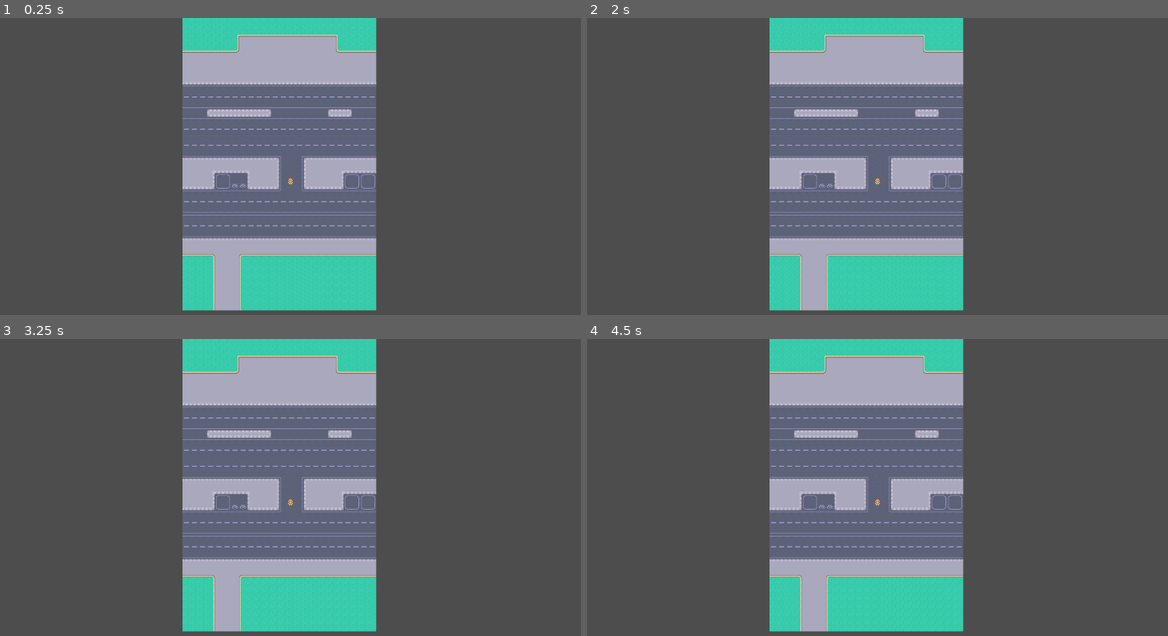
Above: before the commit, frames 1-4 (two rows, left to right).
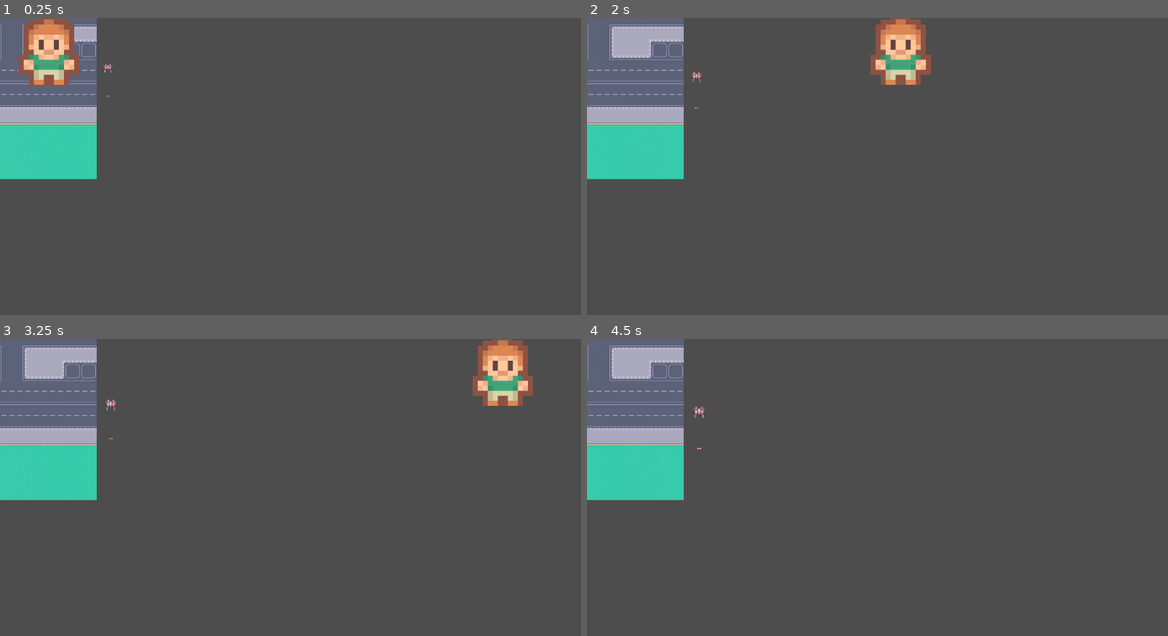
Above: after the commit, the same moments.

Repository: gcater/frogger
Game: Godot game, scene res://scenes/game.tscn
The game is run twice, just before and just after one commit, with the same random seed, the same clock (stepped at 60 frames per second) and the same inputs.
Inputs:
- Up to frame 1 (0.25 s): no input
- Up to frame 2 (2 s): no input
- Up to frame 3 (3.25 s): no input
- Up to frame 4 (4.5 s): tap Enter at 4.25 s

The runs differ from the first frame. In frame 1, 42% of the frame differs, in the area x 0-65%, y 0-99%; in frame 2, 42%; in frame 3, 44%, in the area x 0-92%, y 0-99%; in frame 4, 42%.

Commit message:
add scaling and movement

Diff:
--- /dev/null
+++ b/scenes/exercise.gd
@@ -0,0 +1,12 @@
+extends Node2D
+
+var scaler = Vector2(1.001,1.001)
+
+# Called when the node enters the scene tree for the first time.
+func _ready() -> void:
+	pass # Replace with function body.
+
+
+# Called every frame. 'delta' is the elapsed time since the previous frame.
+func _physics_process(delta: float) -> void:
+	scale *= scaler
--- /dev/null
+++ b/scenes/exercise.tscn
@@ -0,0 +1,17 @@
+[gd_scene load_steps=3 format=3 uid="uid://nhsc3p8tpiq3"]
+
+[ext_resource type="Script" uid="uid://bw4wpqs13wd8o" path="res://scenes/exercise.gd" id="1_0cx65"]
+[ext_resource type="Texture2D" uid="uid://c5iy3tuxd0vaw" path="res://graphics/objects/barrier.png" id="1_7w0te"]
+
+[node name="Exercise" type="Node2D"]
+script = ExtResource("1_0cx65")
+
+[node name="Barrier" type="Sprite2D" parent="."]
+position = Vector2(28.5, 155.5)
+scale = Vector2(1.0625005, 1.5833337)
+texture = ExtResource("1_7w0te")
+
+[node name="Barrier" type="Sprite2D" parent="Barrier"]
+position = Vector2(0.18749428, 34.949997)
+scale = Vector2(0.4640628, 0.17499958)
+texture = ExtResource("1_7w0te")
--- a/scenes/game.tscn
+++ b/scenes/game.tscn
@@ -1,6 +1,7 @@
-[gd_scene load_steps=3 format=3 uid="uid://r8e5vdmp0k17"]
+[gd_scene load_steps=4 format=3 uid="uid://r8e5vdmp0k17"]
 
 [ext_resource type="Texture2D" uid="uid://doghmovcgeltw" path="res://graphics/map.png" id="1_yqjtg"]
+[ext_resource type="PackedScene" uid="uid://nhsc3p8tpiq3" path="res://scenes/exercise.tscn" id="2_lbhrr"]
 [ext_resource type="PackedScene" uid="uid://bjy1c24lq0gf7" path="res://scenes/player.tscn" id="2_lnu2h"]
 
 [node name="Game" type="Node2D"]
@@ -8,5 +9,9 @@
 [node name="Sprite2D" type="Sprite2D" parent="."]
 texture = ExtResource("1_yqjtg")
 
+[node name="Exercise" parent="." instance=ExtResource("2_lbhrr")]
+position = Vector2(185, -58)
+
 [node name="Player" parent="." instance=ExtResource("2_lnu2h")]
 position = Vector2(22, 63)
+scale = Vector2(10, 10)
--- a/scenes/player.gd
+++ b/scenes/player.gd
@@ -1,11 +1,7 @@
 extends Node2D
 
+var direction : Vector2 = Vector2(1,0)
+var speed: int = 5
 
-# Called when the node enters the scene tree for the first time.
-func _ready() -> void:
-	pass # Replace with function body.
-
-
-# Called every frame. 'delta' is the elapsed time since the previous frame.
-func _process(delta: float) -> void:
-	pass
+func _physics_process(delta: float) -> void:
+	position += direction * speed
--- a/scenes/player.tscn
+++ b/scenes/player.tscn
@@ -8,5 +8,3 @@
 
 [node name="Sprite2D" type="Sprite2D" parent="."]
 texture = ExtResource("1_4flbx")
-
-[node name="Camera2D" type="Camera2D" parent="."]
Not shown, added: scenes/exercise.gd.uid
